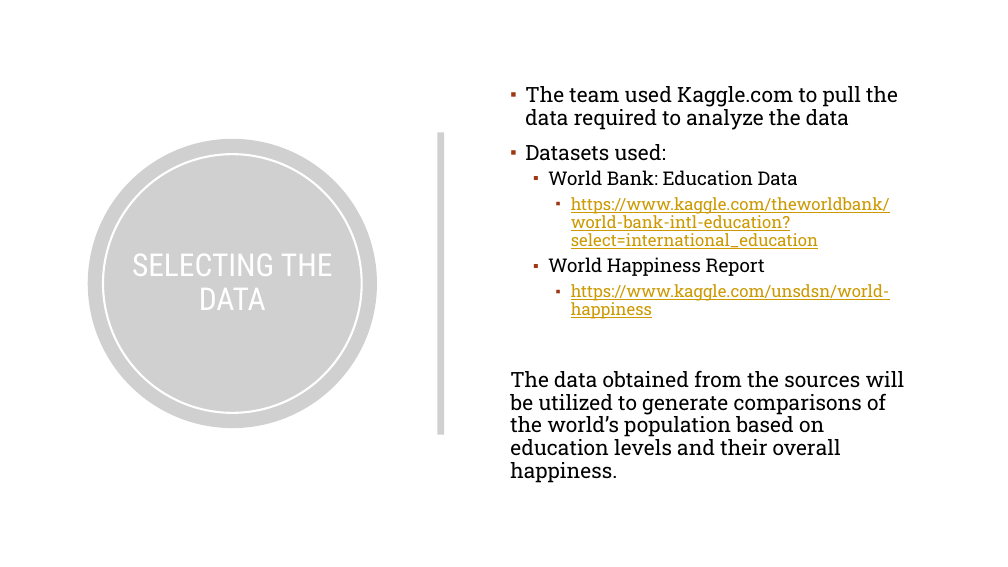
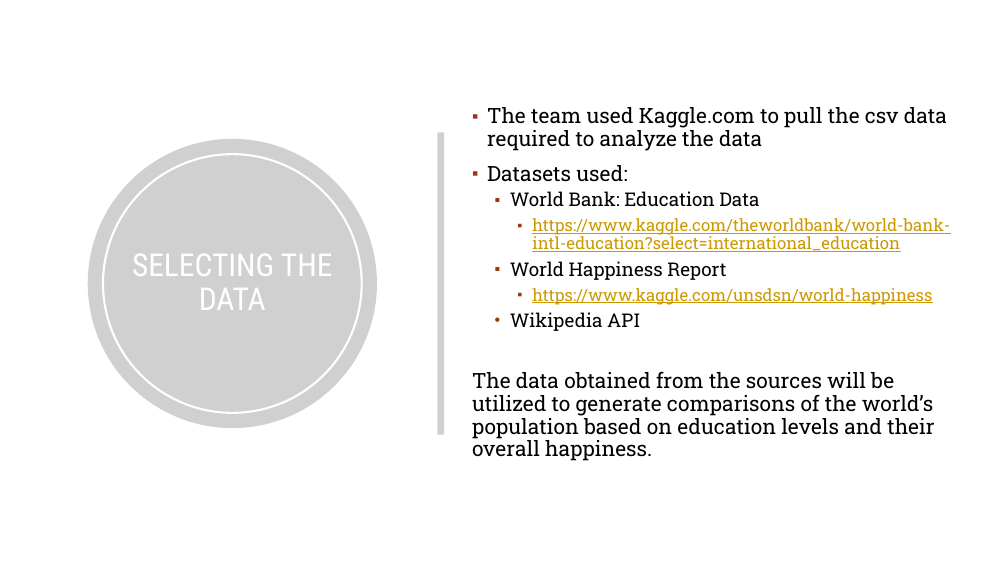
Before and after one commit to stovsak/ETL-Happiness-and-Education, a slide deck: slide 2 of ETL Presentation.pptx. Drawn at 1008x567 pixels with LibreOffice and Linux fonts; fonts in the diff are those of the drawing; grey boxes stand for pictures; background and template pictures are left out. Boxes give left, top, right and bottom in pixels: in the first picture for what was removed or moved away, otherwise in the second. Text is boxed around its words. In the diff, an @@ line names an element or a change of style, - is before the commit and + after.

```diff
--- a/ETL Presentation.pptx
+++ b/ETL Presentation.pptx
@@ text "The team used Kaggle.com to ...": place and size @@
-text "The team used Kaggle.com to ..." at bbox=[510, 86, 905, 483]
+text "The team used Kaggle.com to ..." at bbox=[472, 107, 950, 461]
@@ text at bbox=[487, 107, 947, 151]: text changed @@
-▪ The team used Kaggle.com to pull the data required to analyze the data
+▪ The team used Kaggle.com to pull the csv data required to analyze the data
@@ text at bbox=[510, 312, 640, 331]: paragraph added @@
+  • Wikipedia API
```
Also in this commit, not shown: 4 other slides changed, 1 slide added.
